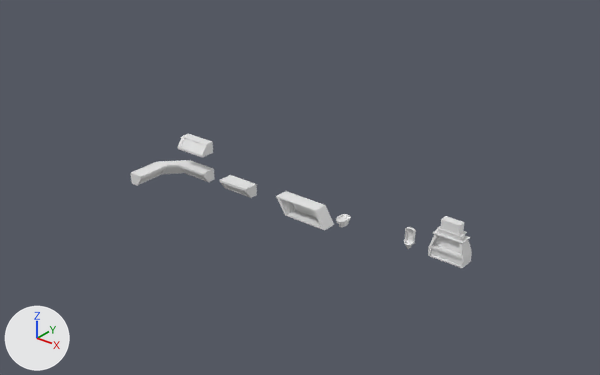
A saved change to the Blender file Assets/Models/blend/SpaceshipObjects2.blend.
One viewpoint serves both versions: a 50 mm camera at (16.3, -29.1, 19.1) aimed at (-7.4, 0.5, 0.7). Every picture has the same lights, and +X, +Y and +Z are marked at lower left.
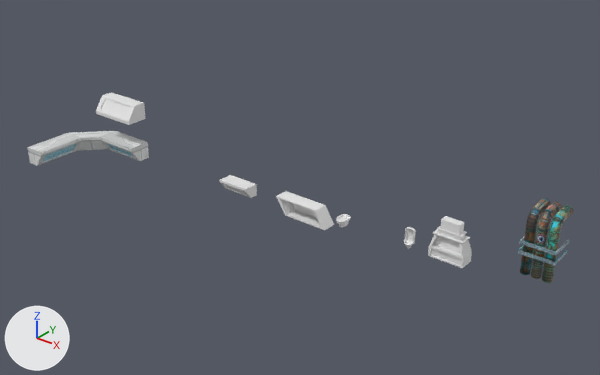
What the commit changed:
Picture 'Kitchen2.png' (img_kitchen2_png) is new.
Picture 'PipesforO2.png' (img_pipesforo2_png) is new.
Material 'Material.002' (mat_material_002) is new.
Its texture is img_kitchen2_png.
Material 'Material.001' (mat_material_001) is new.
Its texture is img_pipesforo2_png.
me_cube_005 is used by ob_cube_003; location (-3.14, 0.0, 0.0).
me_cube_005 had 52 vertices, 51 faces and spanned x -13.71..-10.48, y -2.48..0.74, z -0.78..-0.13.
me_cube_005 now has 51 vertices, 48 faces and spans x -24.45..-19.5, y -3.81..1.14, z -1.2..-0.19.
me_cube_005 part 1: the whole mesh is rebuilt.
Part 2, on me_cube_005:
39 vertices are added at x -24.45..-19.5, y -3.81..1.14, z -1.2..-0.19.
7 new vertices lie (0.0, 0.0, 1.01) away from vertices in x -24.45..-19.5, y -3.81..1.14, z -1.2.
5 new vertices lie (0.0, -0.71, 0.0) away from vertices in x -22.42..-19.5, y 1.14, z -1.2..-0.19.
48 new faces join them.
me_cube_005 now uses material mat_material_002 (picture img_kitchen2_png).
Mesh me_cylinder is new.
It has 720 vertices, 626 faces and spans x 4.38..6.01, y 0.76..2.29, z 0.06..3.16.
It uses material mat_material_001 (picture img_pipesforo2_png).
Object 'Cube.003' (ob_cube_003) moves from (-3.14, 0.0, 0.0) to (0.0, 0.0, 0.0).
Object 'Cube.004' (ob_cube_004) moves from (-7.35, 0.0, 0.0) to (-9.87, 0.0, 0.0).
Object 'Cube.004' (ob_cube_004) is rescaled from (1.0, 1.0, 1.0) to (1.53, 1.53, 1.53).
Object 'Cylinder' (ob_cylinder) is new; it shows me_cylinder.
Its location is (0.0, 0.0, 0.0).

Location of each change, [x1, y1, x2, y2] in pixels of the pictures (600 x 375 px):
'Cube.003', reshaped, moved (46% wider, 33% taller)
    before: [131, 160, 214, 186]
    after: [27, 131, 149, 166]
'Cylinder', added
    after: [518, 198, 573, 283]
'Cube.004', moved, rescaled (42% wider, 42% taller)
    before: [178, 134, 213, 157]
    after: [96, 92, 146, 125]
part 1 of me_cube_005, deleted
    before: [131, 160, 214, 186]
part 2 of me_cube_005, added
    after: [27, 131, 149, 166]
